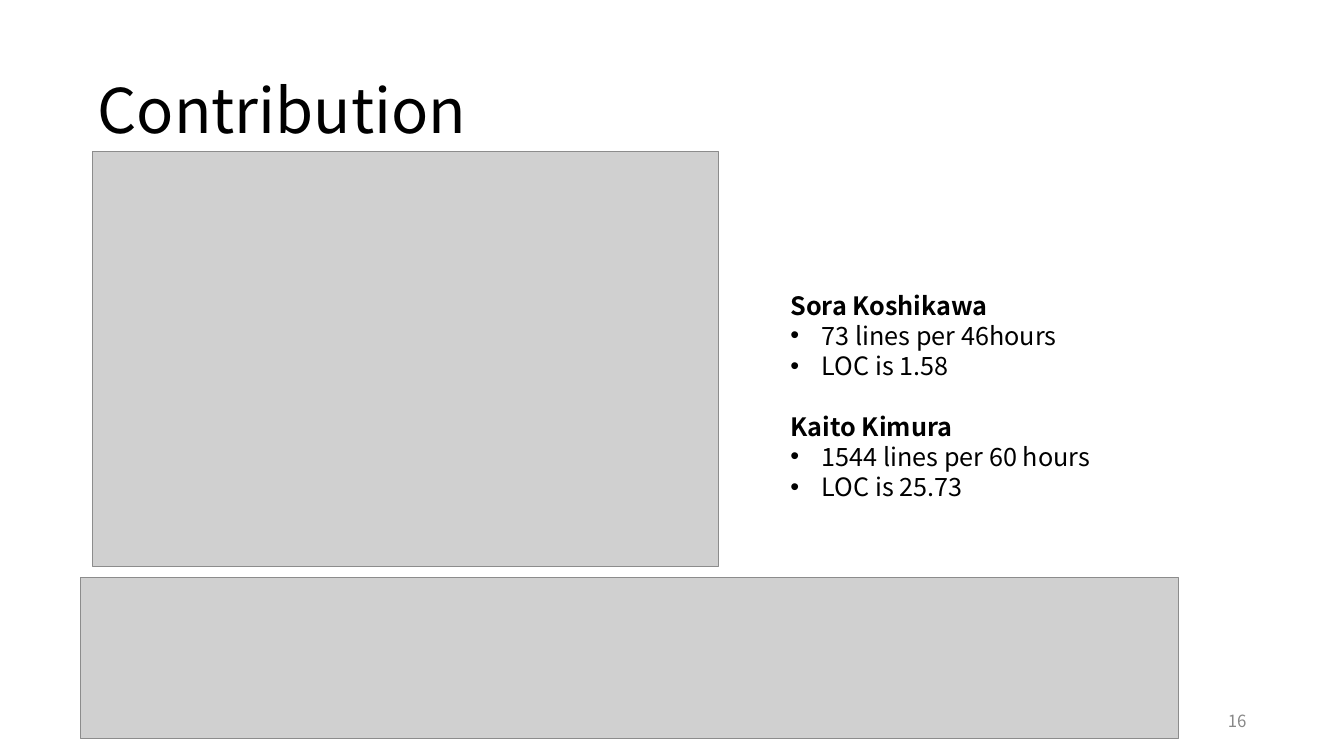
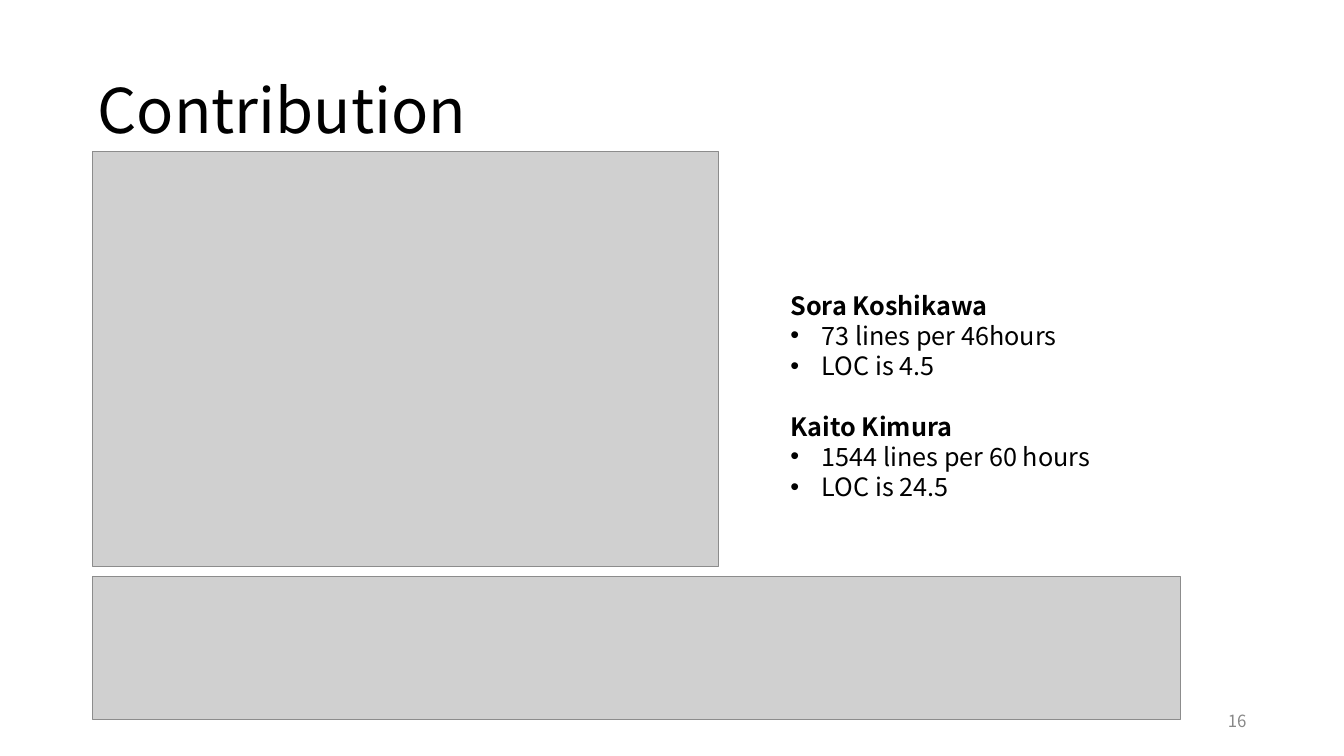
Before and after one commit to ie03-aizu-2019/ie03project-skys, a slide deck: slide 16 of Reports/final2.pptx. Drawn at 1344x756 pixels with LibreOffice and Linux fonts; fonts in the diff are those of the drawing; grey boxes stand for pictures. Boxes give left, top, right and bottom in pixels: in the first picture for what was removed or moved away, otherwise in the second. Text is boxed around its words. In the diff, an @@ line names an element or a change of style, - is before the commit and + after.

```diff
--- a/Reports/final2.pptx
+++ b/Reports/final2.pptx
@@ text at <box>822,349,935,376</box>: text changed @@
-• LOC is 1.58
+• LOC is 4.5
@@ text at <box>822,470,949,497</box>: text changed @@
-• LOC is 25.73
+• LOC is 24.5
@@ picture: place and size @@
-picture at <box>81,578,1179,739</box>
+picture at <box>93,577,1181,720</box>
```
Also in this commit, not shown: 2 other slides changed, 5 other files.
